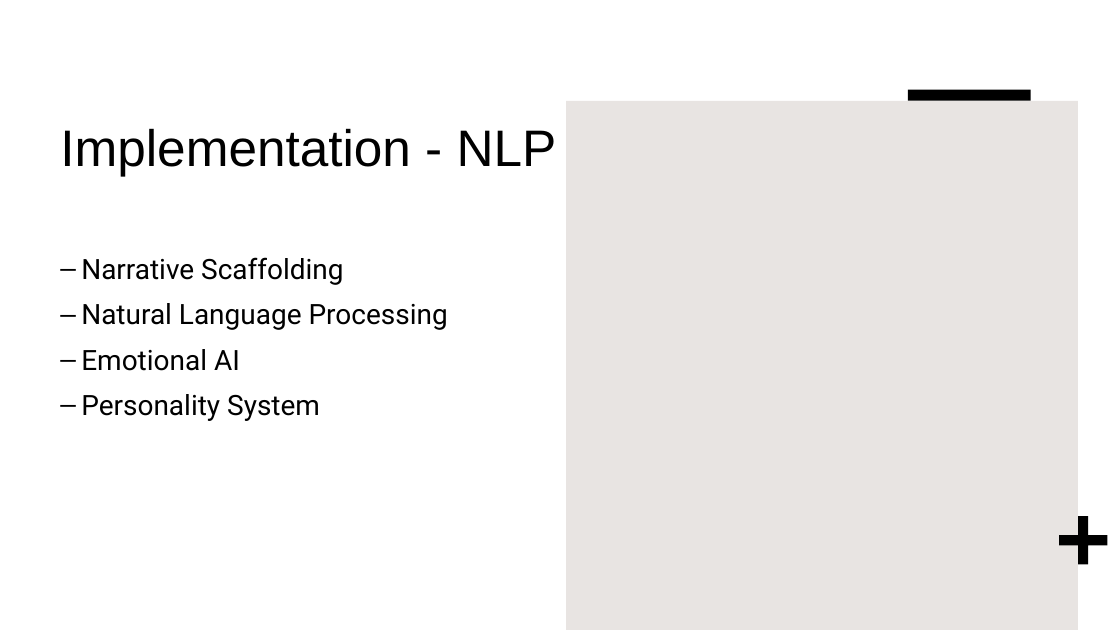
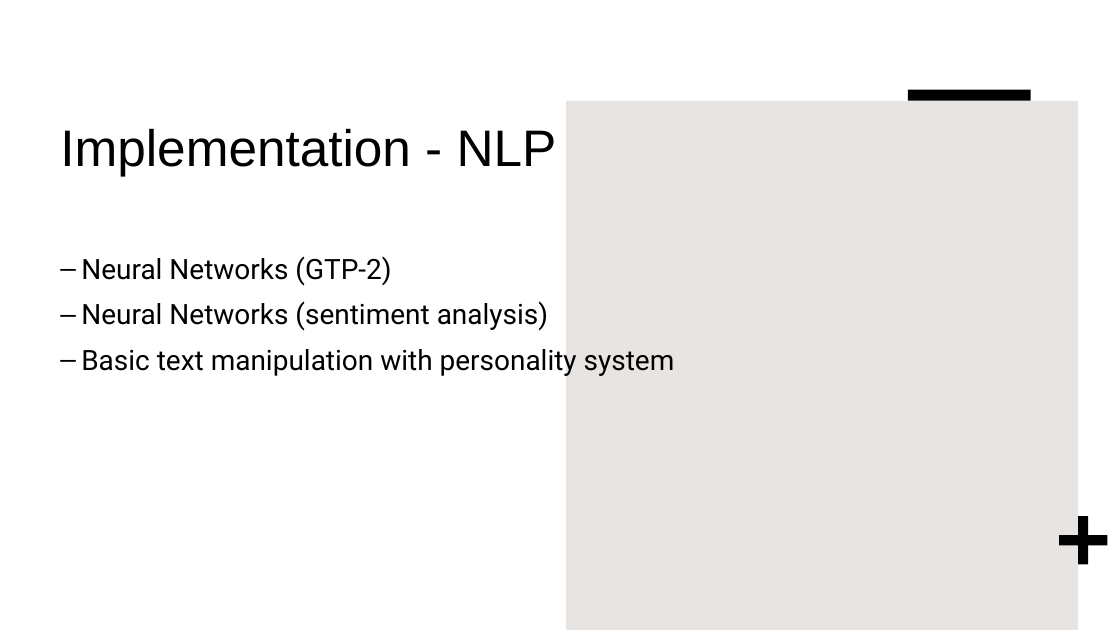
Before and after one commit to IsaacdmDunn/FYP-Bsc, a slide deck: slide 14 of Narrative AI Generation.pptx (slide 11 before the commit). Drawn at 1120x630 pixels with LibreOffice and Linux fonts; fonts in the diff are those of the drawing. Boxes give left, top, right and bottom in pixels: in the first picture for what was removed or moved away, otherwise in the second. Text is boxed around its words. In the diff, an @@ line names an element or a change of style, - is before the commit and + after.

```diff
--- a/Narrative AI Generation.pptx
+++ b/Narrative AI Generation.pptx
@@ text at (81,256,675,376): text changed @@
-– Narrative Scaffolding
-– Natural Language Processing
-– Emotional AI
-– Personality System
+– Neural Networks (GTP-2)
+– Neural Networks (sentiment analysis)
+– Basic text manipulation with personality system
```
Also in this commit, not shown: 3 other slides changed, 7 slides added, 3 slides removed.
